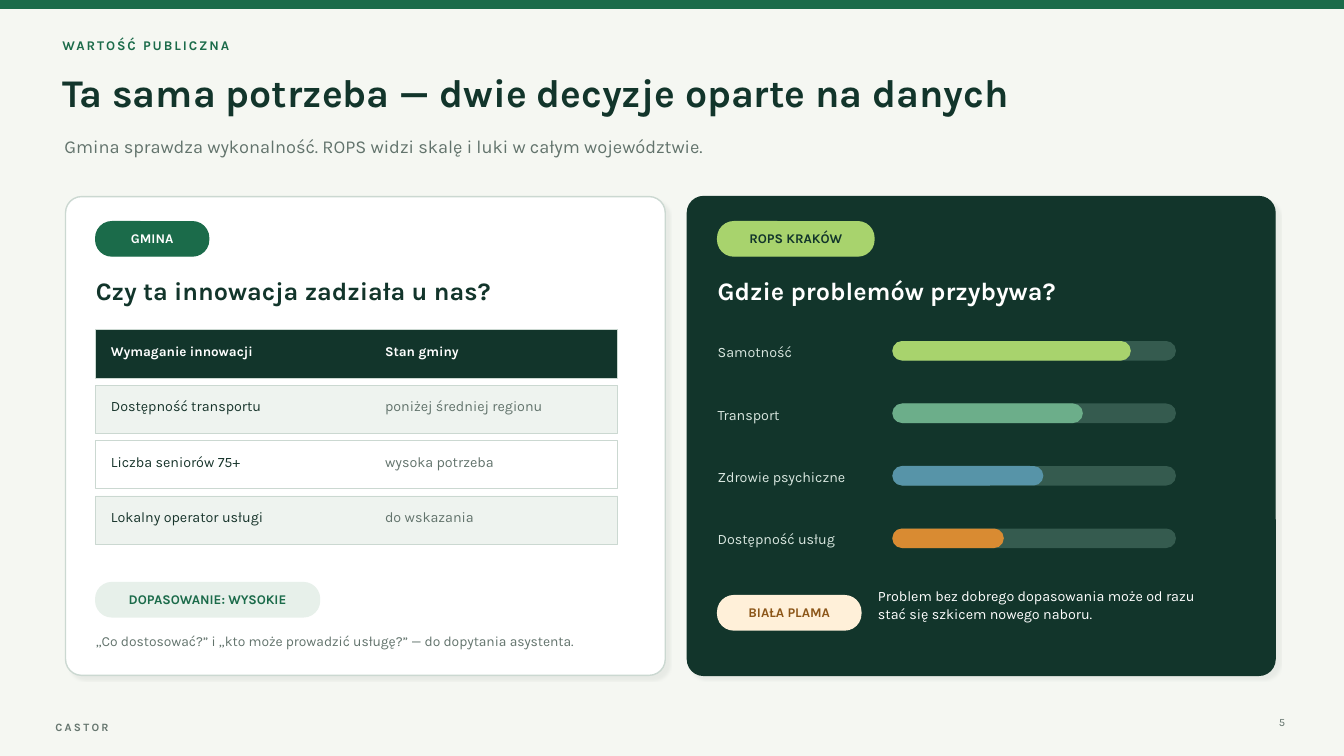
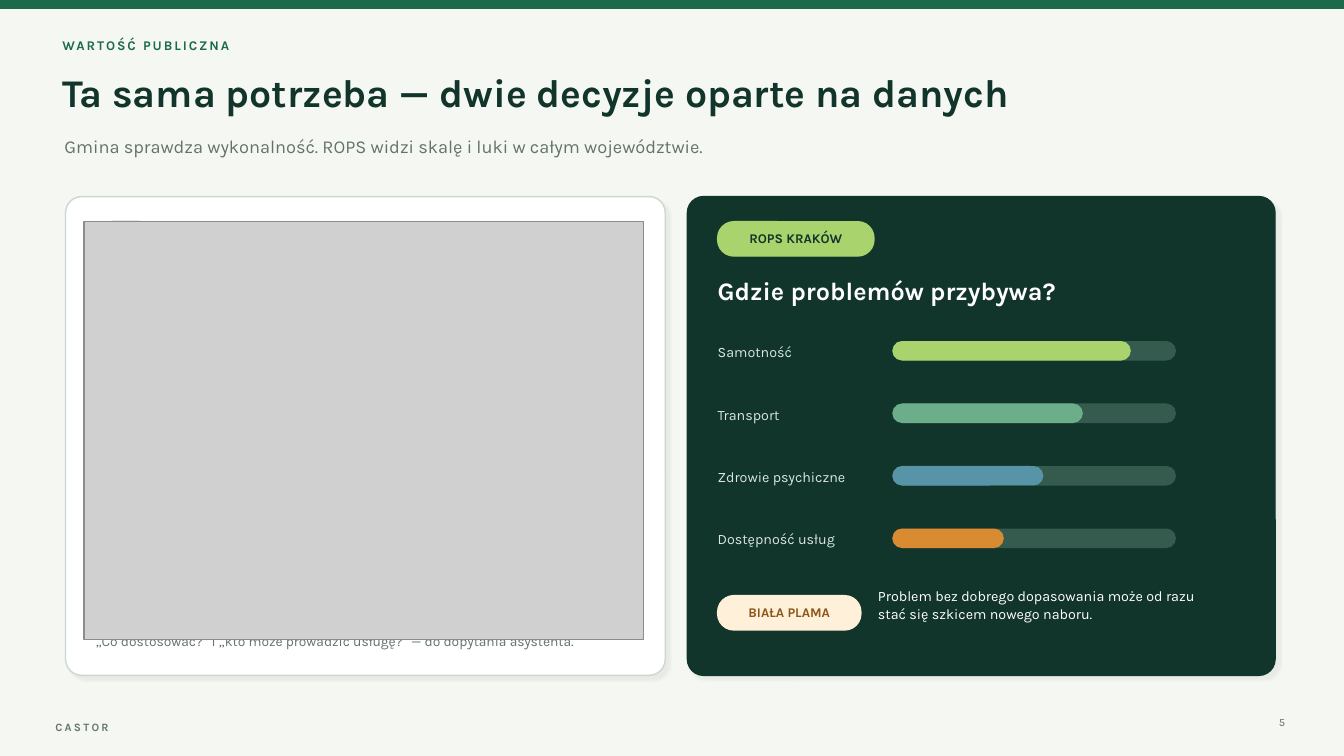
Before and after one commit to Cheapsik/hackathon-2026, a slide deck: slide 5 of docs/Castor-prezentacja-zgloszeniowa.pptx. Drawn at 1344x756 pixels with LibreOffice and Linux fonts; fonts in the diff are those of the drawing; grey boxes stand for pictures. Boxes give left, top, right and bottom in pixels: in the first picture for what was removed or moved away, otherwise in the second. Text is boxed around its words. In the diff, an @@ line names an element or a change of style, - is before the commit and + after.

```diff
--- a/docs/Castor-prezentacja-zgloszeniowa.pptx
+++ b/docs/Castor-prezentacja-zgloszeniowa.pptx
@@ picture added at [84, 221, 644, 639] @@
@@ text removed at [131, 234, 173, 243] @@
-GMINA
@@ text removed at [96, 282, 491, 307] @@
-Czy ta innowacja zadziała u nas?
@@ rectangle removed at [96, 330, 618, 378] @@
@@ text removed at [111, 346, 253, 360] @@
-Wymaganie innowacji
@@ text removed at [385, 346, 459, 360] @@
-Stan gminy
@@ rectangle removed at [96, 385, 618, 434] @@
@@ text removed at [111, 400, 261, 415] @@
-Dostępność transportu
@@ text removed at [385, 400, 542, 415] @@
-poniżej średniej regionu
@@ rectangle removed at [96, 441, 618, 489] @@
@@ text removed at [111, 456, 240, 467] @@
-Liczba seniorów 75+
@@ text removed at [385, 457, 494, 471] @@
-wysoka potrzeba
@@ rectangle removed at [96, 496, 618, 544] @@
@@ text removed at [111, 512, 263, 526] @@
-Lokalny operator usługi
@@ text removed at [385, 512, 474, 522] @@
-do wskazania
@@ rounded rectangle removed at [96, 583, 320, 617] @@
@@ text removed at [129, 595, 286, 604] @@
-DOPASOWANIE: WYSOKIE
```
Also in this commit, not shown: 1 other slide changed, 3 other files.
